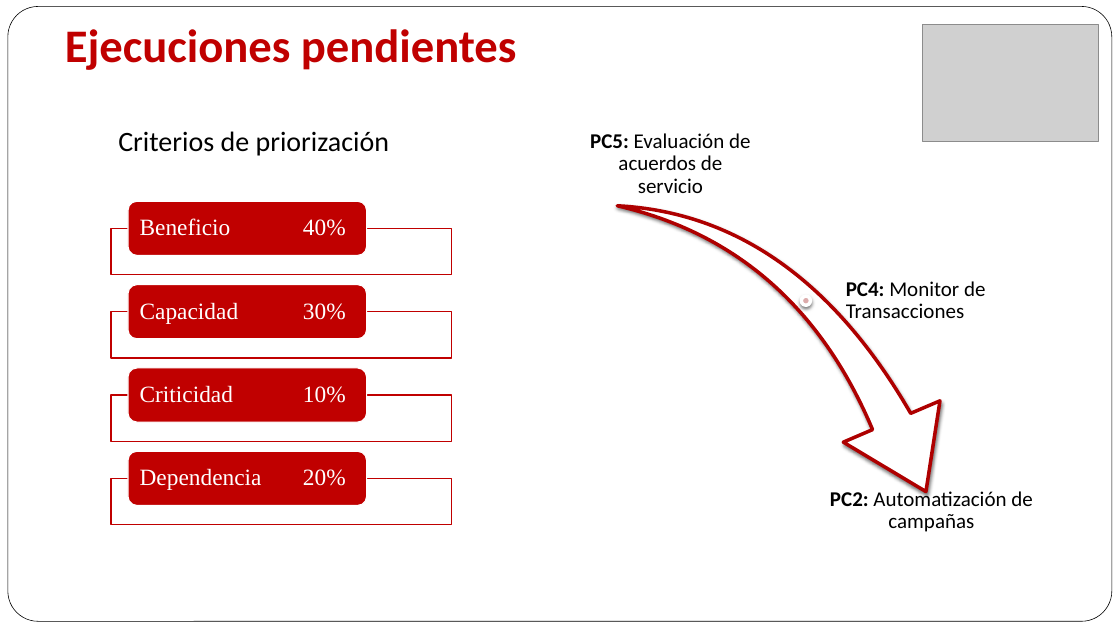
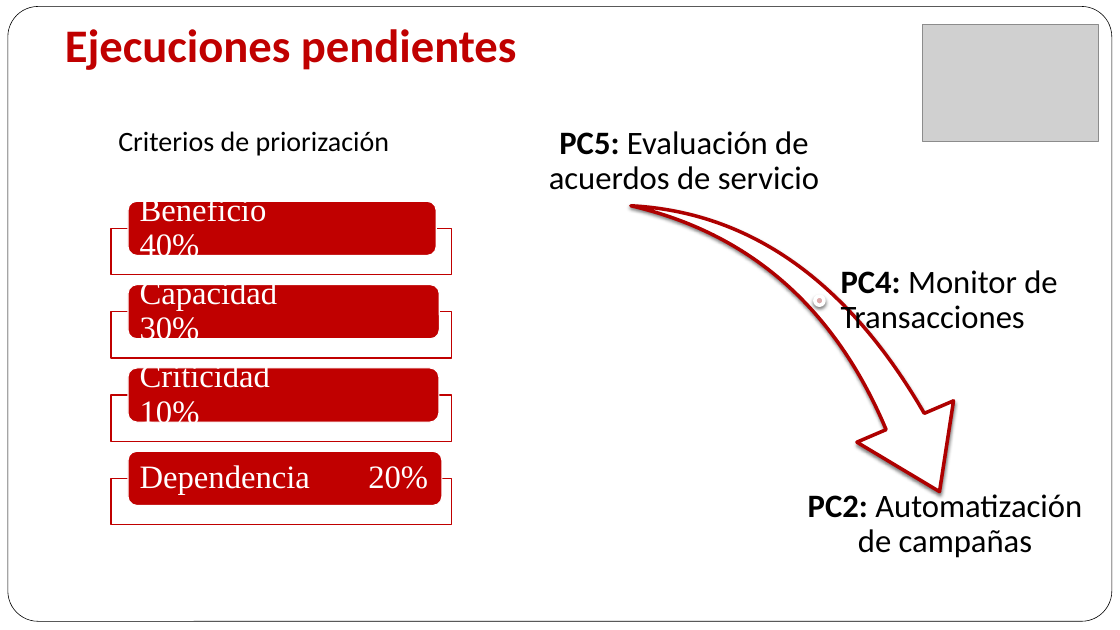
Before and after one commit to maforero/fejunesjuma, a slide deck: slide 10 of Projecto 3/Presenacion/Arquitectura Objetivo MPLA.pptx. Drawn at 1120x630 pixels with LibreOffice and Linux fonts; fonts in the diff are those of the drawing; grey boxes stand for pictures. Boxes give left, top, right and bottom in pixels: in the first picture for what was removed or moved away, otherwise in the second. Text is boxed around its words. In the diff, an @@ line names an element or a change of style, - is before the commit and + after.

```diff
--- a/Projecto 3/Presenacion/Arquitectura Objetivo MPLA.pptx
+++ b/Projecto 3/Presenacion/Arquitectura Objetivo MPLA.pptx
@@ size 18 to 28 pt; more space between paragraphs in 3 elements at box(841, 270, 1057, 337), box(808, 490, 1082, 558), box(549, 131, 819, 190) @@
@@ text "PC5: Evaluación de acuerdos de ...": place and size @@
-text "PC5: Evaluación de acuerdos de ..." at box(590, 133, 750, 193)
+text "PC5: Evaluación de acuerdos de ..." at box(549, 131, 819, 190)
@@ swoosh arrow: place and size @@
-swoosh arrow at box(617, 133, 964, 553)
+swoosh arrow at box(631, 133, 977, 553)
@@ rounded rectangle: place and size @@
-rounded rectangle at box(128, 202, 366, 256)
+rounded rectangle at box(128, 202, 436, 256)
@@ rounded rectangle: place and size @@
-rounded rectangle at box(128, 285, 366, 339)
+rounded rectangle at box(128, 285, 439, 339)
@@ ellipse: place and size @@
-ellipse at box(802, 296, 811, 305)
+ellipse at box(815, 296, 824, 305)
@@ rounded rectangle: place and size @@
-rounded rectangle at box(128, 368, 366, 423)
+rounded rectangle at box(128, 368, 439, 423)
@@ rounded rectangle: place and size @@
-rounded rectangle at box(128, 451, 366, 506)
+rounded rectangle at box(128, 451, 442, 506)
@@ size 20 to 28 pt; more space between paragraphs in 4 elements at box(140, 195, 267, 262), box(140, 279, 278, 346), box(140, 362, 270, 429), box(140, 465, 428, 495) @@
@@ text "PC2: Automatización de campañas": place and size @@
-text "PC2: Automatización de campañas" at box(830, 488, 1032, 532)
+text "PC2: Automatización de campañas" at box(808, 490, 1082, 558)
```
Also in this commit, not shown: 12 other slides changed, 3 slides added, 5 slides removed.
